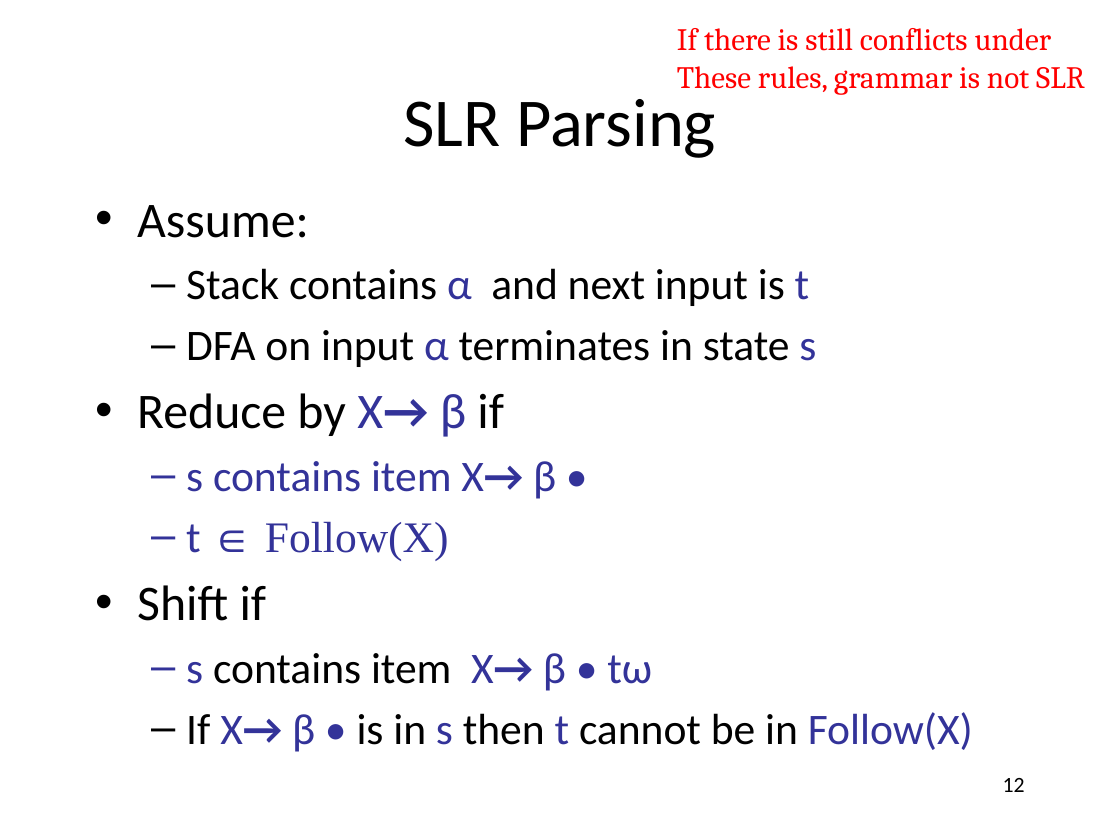
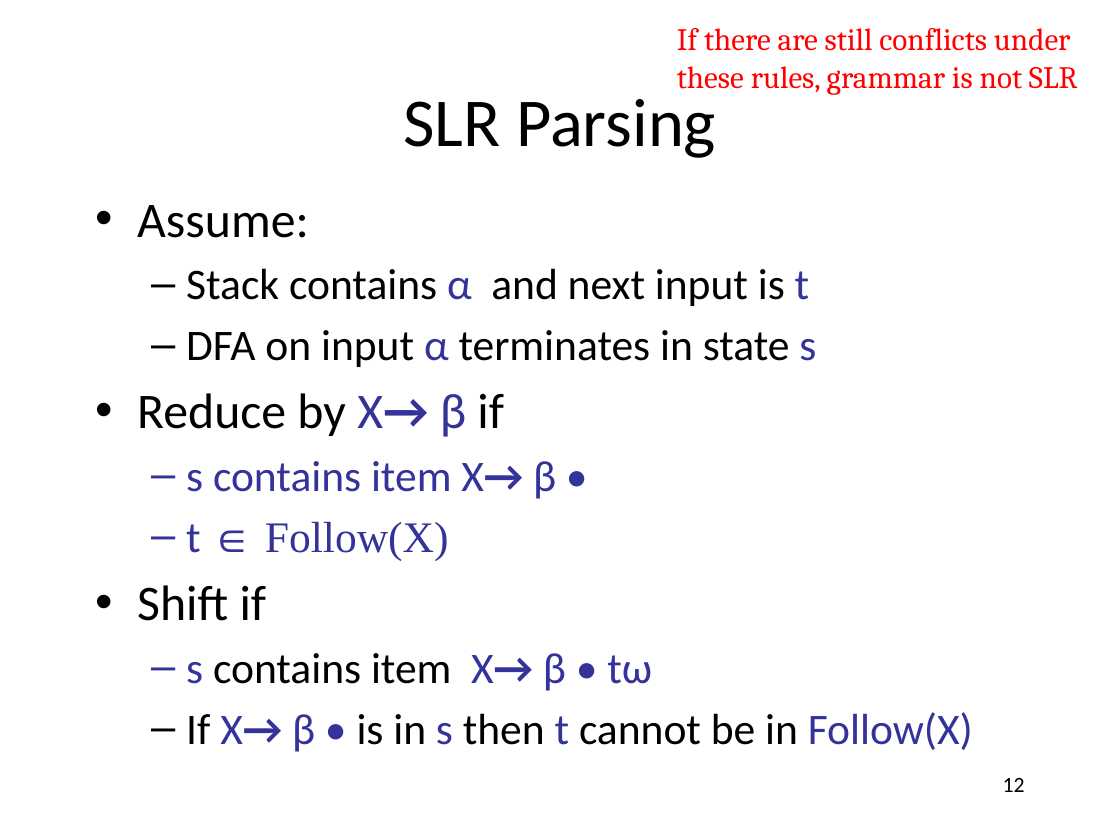
Before and after one commit to anoopsarkar/compilers-class, a slide deck: slide 12 of assets/ppt/parsing/lr3-slr_1-parsing.pptx. Drawn at 1120x840 pixels with LibreOffice and Linux fonts; fonts in the diff are those of the drawing. Boxes give left, top, right and bottom in pixels: in the first picture for what was removed or moved away, otherwise in the second. Text is boxed around its words. In the diff, an @@ line names an element or a change of style, - is before the commit and + after.

Commit message:
updated slr slides

```diff
--- a/assets/ppt/parsing/lr3-slr_1-parsing.pptx
+++ b/assets/ppt/parsing/lr3-slr_1-parsing.pptx
@@ text at (677, 28, 1078, 95): text changed @@
-If there is still conflicts under
-These rules, grammar is not SLR
+If there are still conflicts under
+these rules, grammar is not SLR
```
Also in this commit, not shown: 2 other slides changed, 3 other files.
